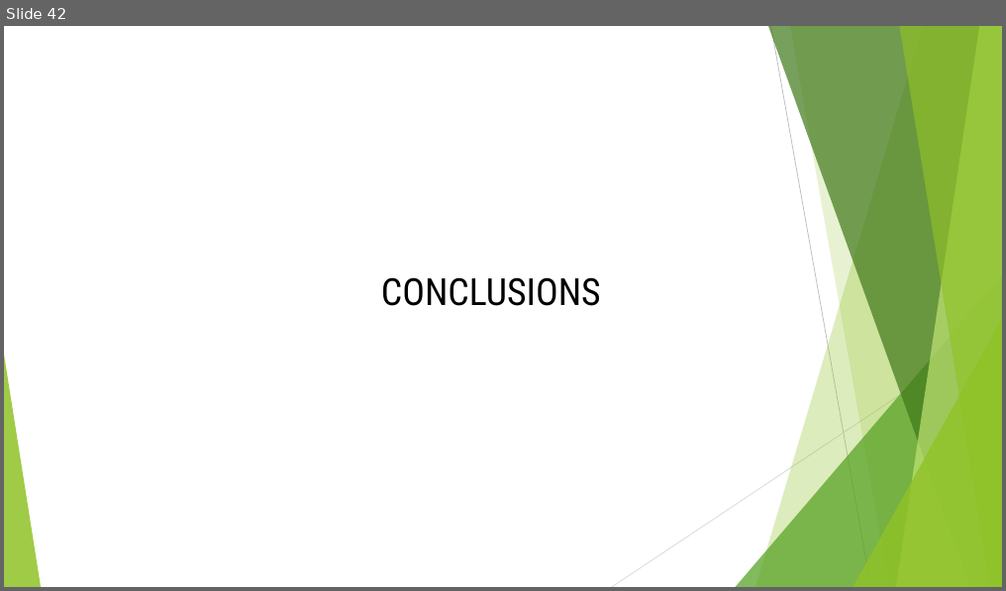
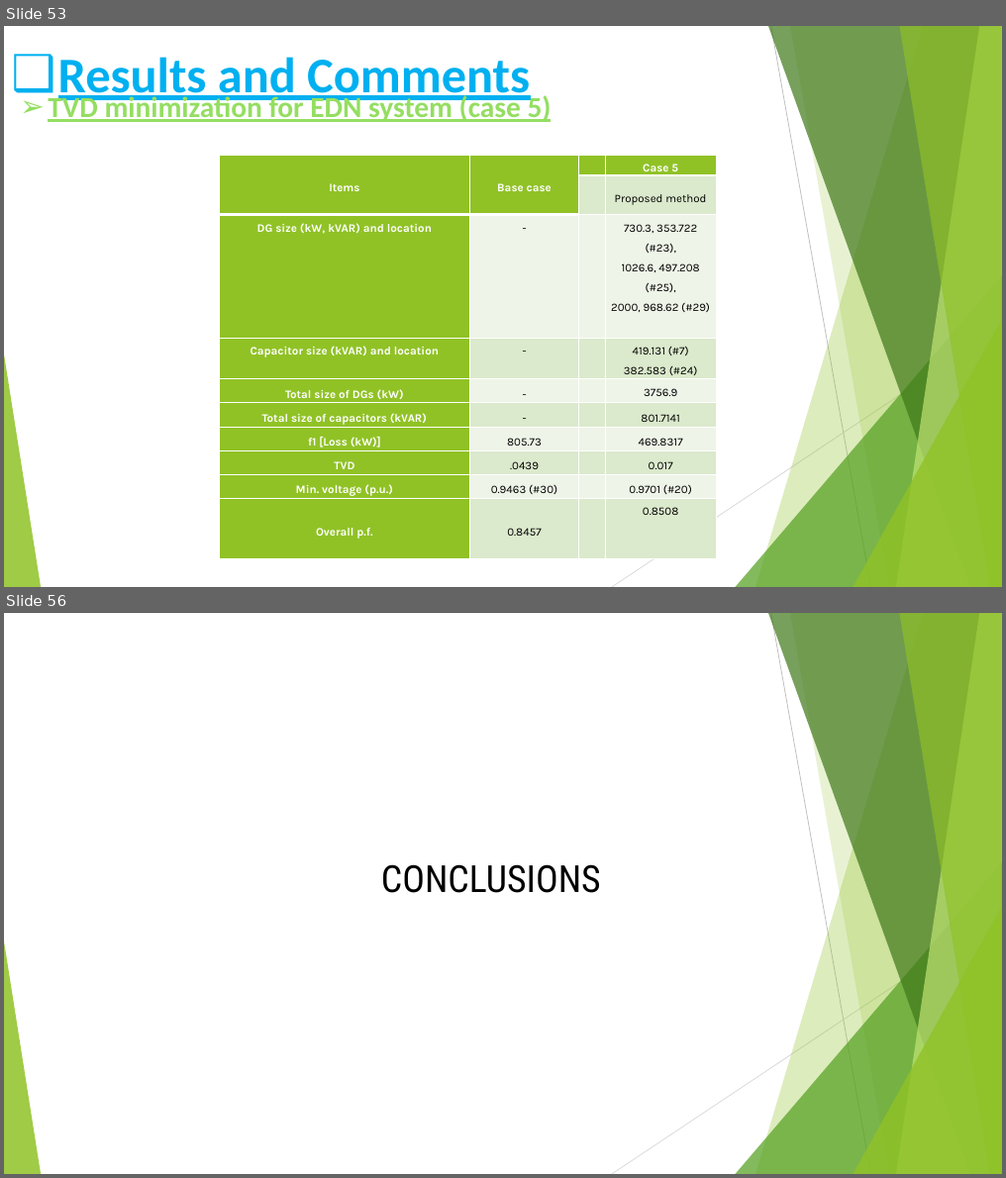
Before and after one commit to moustafashahin122/AOA-Graduation-Project-2022-, a slide deck: code/AOA_objects/results/grad_presentation/Presentation.pptx. Shown one above the other, each under a label of ours: slide 42 before the commit, slides 53 and 56 after it; the slides between them are not shown. The pictures are 1006x591 and 1006x1178 pixels, drawn with LibreOffice and Linux fonts; fonts in the diff are those of the drawing. Boxes give left, top, right and bottom in pixels: in the first picture for what was removed or moved away, otherwise in the second. Text is boxed around its words. In the diff, an @@ line names an element or a change of style, - is before the commit and + after.

```diff
--- a/code/AOA_objects/results/grad_presentation/Presentation.pptx
+++ b/code/AOA_objects/results/grad_presentation/Presentation.pptx
@@ slide 53 added at (4, 26, 1002, 587), background #FFFFFF; not listed: 10 template elements that a slide beside it also shows @@
@@ text added at (58, 57, 530, 104), 48 pt, text #00B0F0, bold, underline @@
+❑ Results and Comments
@@ text added at (48, 93, 551, 125), 28 pt, text #94DE61, bold, underline @@
+➢ TVD minimization for EDN system (case 5)
@@ table added at (220, 155, 716, 556), 10 rows, 4 columns @@
+Items | Base case |  | Case 5
+ |  |  | Proposed method
+DG size (kW, kVAR) and location | - |  | 730.3, 353.722 (#23), / 1026.6, 497.208 (#25), / 2000, 968.62 (#29)
+Capacitor size (kVAR) and location | - |  | 419.131 (#7) / 382.583 (#24)
+Total size of DGs (kW) | - |  | 3756.9
+Total size of capacitors (kVAR) | - |  | 801.7141
+f1 [Loss (kW)] | 805.73 |  | 469.8317
+TVD | .0439 |  | 0.017
+Min. voltage (p.u.) | 0.9463 (#30) |  | 0.9701 (#20)
+Overall p.f. | 0.8457 |  | 0.8508
@@ what was slide 42 is now slide 56 @@
```
Also in this commit, not shown: 14 slides changed, 13 other slides added.
